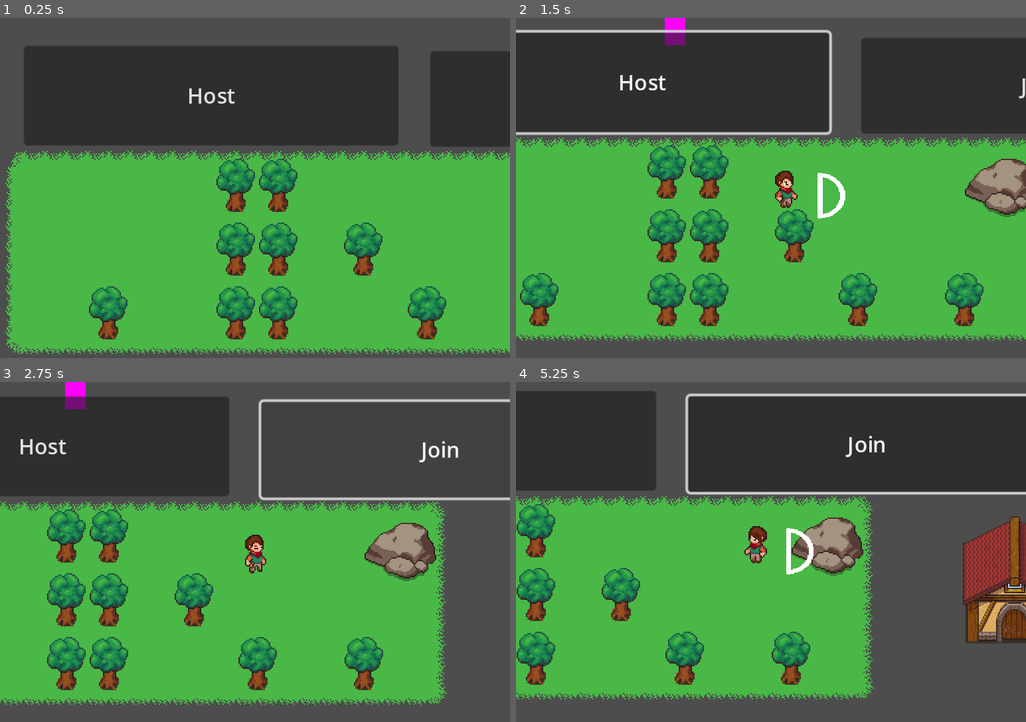
Above: before the commit, frames 1-4 (two rows, left to right).
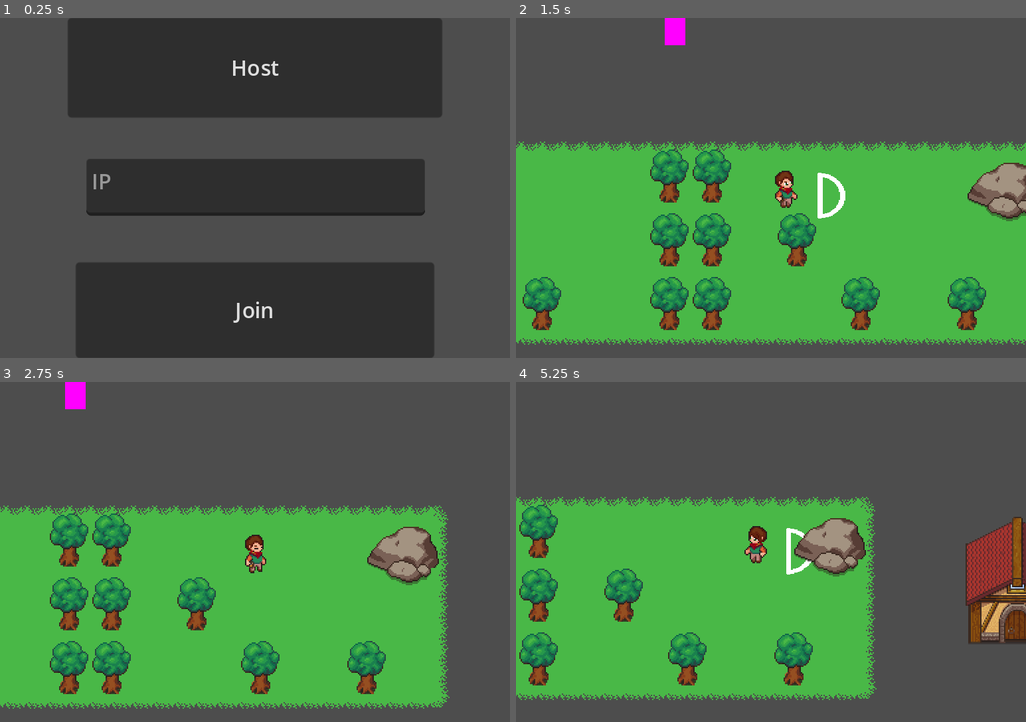
Above: after the commit, the same moments.

Repository: tomeng99/2D-Game-Godot
Game: Godot game, scene res://Scenes/Menu.tscn
The game is run twice, just before and just after one commit, with the same random seed, the same clock (stepped at 60 frames per second) and the same inputs. Before the commit the project starts from res://Scenes/Multiplayer.tscn.
Inputs (mouse positions are in pixels of both pictures, inside the frame that each line leads up to):
- Up to frame 1 (0.25 s): no input
- Up to frame 2 (1.5 s): click "Host" at 0.5 s; move the mouse to (883, 171) at 1.27 s; press the mouse at (883, 171) at 1.28 s; hold Right (ui_right) from 1.28 s (still down)
- Up to frame 3 (2.75 s): release Right (ui_right) at 2 s; release the mouse at (367, 535) at 2 s; click (464, 450) at 2 s, where only the run before the commit has a clickable "Join"
- Up to frame 4 (5.25 s): move the mouse to (669, 569) at 2.77 s; hold Down (ui_down) 2.78-3.53 s; click (669, 569) at 2.85 s; move the mouse to (822, 477) at 3.52 s; press the mouse at (822, 477) at 3.53 s; hold Right (ui_right) 3.53-4.28 s; move the mouse to (745, 620) at 4.27 s; release the mouse at (745, 620) at 4.28 s; hold Up (ui_up) 4.28-5.03 s; click (745, 620) at 4.35 s; move the mouse to (924, 603) at 5.02 s; press the mouse at (924, 603) at 5.03 s; hold Left (ui_left) from 5.03 s (still down)

The runs differ from the first frame. In frame 1, 76% of the frame differs, in the area x 1-100%, y 0-100%; in frame 2, 37%; in frame 3, 23%; in frame 4, 35%.

Commit message:
Own menu scene.

Diff:
--- /dev/null
+++ b/Scenes/Menu.tscn
@@ -0,0 +1,67 @@
+[gd_scene load_steps=5 format=3 uid="uid://dfyv35ybd3nnu"]
+
+[ext_resource type="Script" path="res://Scripts/Multiplayer.gd" id="1_65wqo"]
+[ext_resource type="PackedScene" uid="uid://dpkcnfdwvlxrw" path="res://Scenes/Player.tscn" id="2_32sjd"]
+[ext_resource type="PackedScene" uid="uid://bgvykmbs1n82q" path="res://Scenes/Multiplayer.tscn" id="2_uis80"]
+[ext_resource type="PackedScene" uid="uid://ds5q15lgrdv1m" path="res://Scenes/Enemy.tscn" id="3_drrhp"]
+
+[node name="Menu" type="Node2D"]
+script = ExtResource("1_65wqo")
+world_scene = ExtResource("2_uis80")
+player_scene = ExtResource("2_32sjd")
+enemy_scene = ExtResource("3_drrhp")
+
+[node name="MenuBar" type="MenuBar" parent="."]
+offset_right = 384.0
+offset_bottom = 255.0
+
+[node name="host" type="Button" parent="MenuBar"]
+top_level = true
+layout_mode = 1
+anchors_preset = 5
+anchor_left = 0.5
+anchor_right = 0.5
+offset_left = -141.0
+offset_right = 141.0
+offset_bottom = 75.0
+grow_horizontal = 2
+size_flags_horizontal = 4
+size_flags_vertical = 4
+text = "Host"
+
+[node name="join" type="Button" parent="MenuBar"]
+top_level = true
+layout_mode = 1
+anchors_preset = 7
+anchor_left = 0.5
+anchor_top = 1.0
+anchor_right = 0.5
+anchor_bottom = 1.0
+offset_left = -135.0
+offset_top = -72.0
+offset_right = 135.0
+grow_horizontal = 2
+grow_vertical = 0
+text = "Join"
+
+[node name="TextEdit" type="TextEdit" parent="MenuBar"]
+layout_mode = 1
+anchors_preset = 8
+anchor_left = 0.5
+anchor_top = 0.5
+anchor_right = 0.5
+anchor_bottom = 0.5
+offset_left = -127.5
+offset_top = -21.5
+offset_right = 127.5
+offset_bottom = 21.5
+grow_horizontal = 2
+grow_vertical = 2
+placeholder_text = "IP"
+
+[node name="MultiplayerSpawner" type="MultiplayerSpawner" parent="."]
+_spawnable_scenes = PackedStringArray("res://Scenes/Player.tscn", "res://Scenes/Enemy.tscn")
+spawn_path = NodePath("..")
+
+[connection signal="pressed" from="MenuBar/host" to="." method="_on_host_pressed"]
+[connection signal="pressed" from="MenuBar/join" to="." method="_on_join_pressed"]
--- a/Scenes/Multiplayer.tscn
+++ b/Scenes/Multiplayer.tscn
@@ -1,38 +1,10 @@
-[gd_scene load_steps=6 format=4 uid="uid://bgvykmbs1n82q"]
+[gd_scene load_steps=3 format=4 uid="uid://bgvykmbs1n82q"]
 
-[ext_resource type="Script" path="res://Scripts/Multiplayer.gd" id="1_1tr8j"]
-[ext_resource type="PackedScene" uid="uid://dpkcnfdwvlxrw" path="res://Scenes/Player.tscn" id="2_gsqd6"]
-[ext_resource type="PackedScene" uid="uid://ds5q15lgrdv1m" path="res://Scenes/Enemy.tscn" id="3_aglxw"]
 [ext_resource type="TileSet" uid="uid://baa8ww03muypu" path="res://Resources/TileSetTown.tres" id="4_bonly"]
 [ext_resource type="AudioStream" uid="uid://donq7bjf8tkyd" path="res://music/Endless Adventures.mp3" id="5_av21e"]
 
 [node name="Multiplayer" type="Node2D"]
 position = Vector2(2, 3)
-script = ExtResource("1_1tr8j")
-player_scene = ExtResource("2_gsqd6")
-enemy_scene = ExtResource("3_aglxw")
-
-[node name="host" type="Button" parent="."]
-top_level = true
-offset_left = 18.0
-offset_top = 21.0
-offset_right = 300.0
-offset_bottom = 96.0
-text = "Host"
-metadata/_edit_use_anchors_ = true
-
-[node name="join" type="Button" parent="."]
-top_level = true
-offset_left = 324.0
-offset_top = 25.0
-offset_right = 594.0
-offset_bottom = 97.0
-text = "Join"
-metadata/_edit_use_anchors_ = true
-
-[node name="MultiplayerSpawner" type="MultiplayerSpawner" parent="."]
-_spawnable_scenes = PackedStringArray("res://Scenes/Player.tscn", "res://Scenes/Enemy.tscn")
-spawn_path = NodePath("..")
 
 [node name="World" type="Node2D" parent="."]
 
@@ -51,6 +23,3 @@
 stream = ExtResource("5_av21e")
 volume_db = -20.0
 autoplay = true
-
-[connection signal="pressed" from="host" to="." method="_on_host_pressed"]
-[connection signal="pressed" from="join" to="." method="_on_join_pressed"]
--- a/Scripts/Multiplayer.gd
+++ b/Scripts/Multiplayer.gd
@@ -1,25 +1,44 @@
 extends Node2D
 
+# Declare the ENetMultiplayerPeer instance
 var peer = ENetMultiplayerPeer.new()
+
+# Exported PackedScene variables
+@export var world_scene: PackedScene
 @export var player_scene: PackedScene
 @export var enemy_scene: PackedScene
 
+# Reference to the MenuBar
+@onready var menu_bar = $MenuBar
 
 func _on_host_pressed():
+	# Set up server
 	peer.create_server(25566)
 	multiplayer.multiplayer_peer = peer
 	multiplayer.peer_connected.connect(_add_player)
+
+	# Add player and world
 	_add_player()
 	var enemy = enemy_scene.instantiate()
-	call_deferred("add_child",enemy)
+	call_deferred("add_child", enemy)
+	var world = world_scene.instantiate()
+	call_deferred("add_child", world)
+
+	# Remove the MenuBar after logic
+	menu_bar.queue_free()
 
 func _add_player(id = 1):
 	var player = player_scene.instantiate()
 	player.name = str(id)
-	call_deferred("add_child",player)
-
-
+	call_deferred("add_child", player)
 
 func _on_join_pressed():
-	peer.create_client("localhost", 25566)
+	# Set up client
+	var chosen_ip = $MenuBar/TextEdit.text
+	peer.create_client(chosen_ip, 25566)
 	multiplayer.multiplayer_peer = peer
+	var world = world_scene.instantiate()
+	call_deferred("add_child", world)
+
+	# Remove the MenuBar after logic
+	menu_bar.queue_free()
--- a/project.godot
+++ b/project.godot
@@ -11,7 +11,7 @@
 [application]
 
 config/name="2D_Game"
-run/main_scene="res://Scenes/Multiplayer.tscn"
+run/main_scene="res://Scenes/Menu.tscn"
 config/features=PackedStringArray("4.3", "Forward Plus")
 config/icon="res://icon.svg"
 
